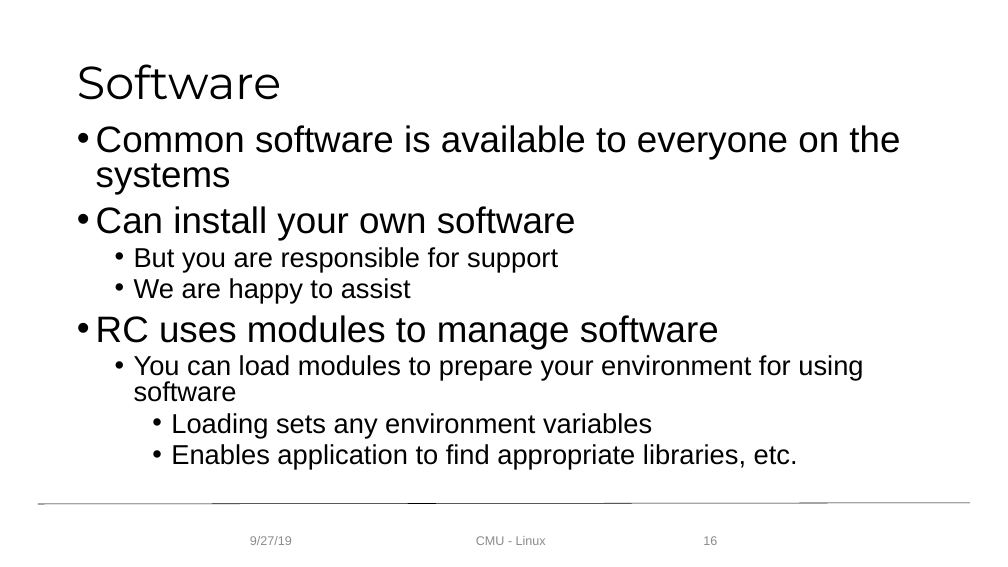
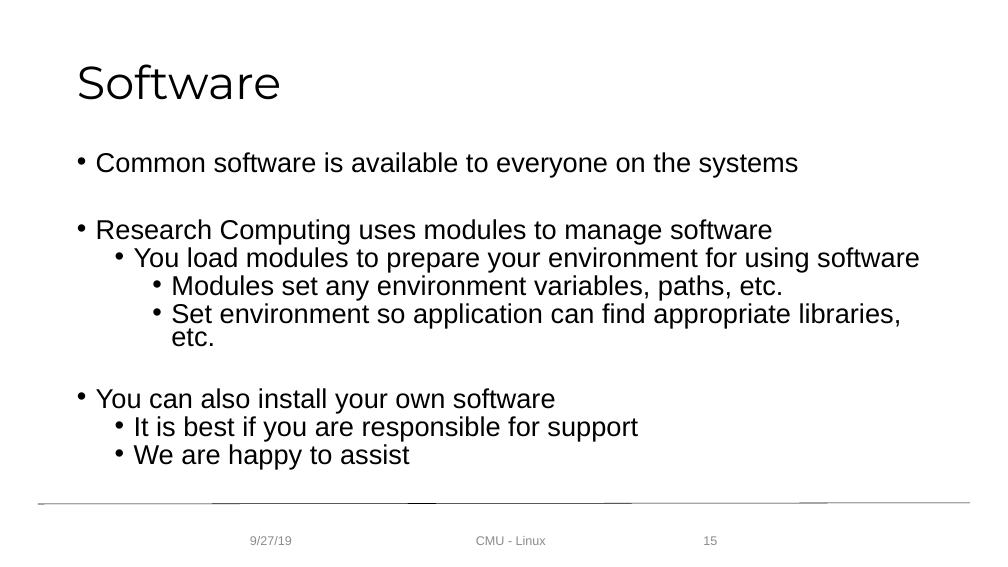
Before and after one commit to ResearchComputing/CMU_HPC_2019, a slide deck: slide 15 of Linux/Intro_Linux.pptx (slide 16 before the commit). Drawn at 1008x567 pixels with LibreOffice and Linux fonts; fonts in the diff are those of the drawing; background and template pictures are left out. Boxes give left, top, right and bottom in pixels: in the first picture for what was removed or moved away, otherwise in the second. Text is boxed around its words. In the diff, an @@ line names an element or a change of style, - is before the commit and + after.

```diff
--- a/Linux/Intro_Linux.pptx
+++ b/Linux/Intro_Linux.pptx
@@ text "Common software is available to ...": place and size @@
-text "Common software is available to ..." at bbox=[96, 125, 900, 469]
+text "Common software is available to ..." at bbox=[96, 152, 920, 469]
@@ text at bbox=[96, 152, 799, 469]: size 35 to 25.9 pt in "Common software is available to everyone on ..."; size 26 to 25.9 pt in "We are happy to assist"; line spacing 0.8 to 0.7 @@
@@ text at bbox=[96, 219, 920, 441]: text changed; size 26 to 25.9 pt @@
-• Can install your own software
-  • But you are responsible for support
+• Research Computing uses modules to manage software
+  • You load modules to prepare your environment for using software
+    • Modules set any environment variables, paths, etc.
+    • Set environment so application can find appropriate libraries, etc.
+• You can also install your own software
+  • It is best if you are responsible for support
@@ text at bbox=[96, 315, 863, 469]: paragraphs removed @@
-• RC uses modules to manage software
-  • You can load modules to prepare your environment for using software
-    • Loading sets any environment variables
-    • Enables application to find appropriate libraries, etc.
```
Also in this commit, not shown: 5 other slides changed, 1 slide removed, 1 other file.
